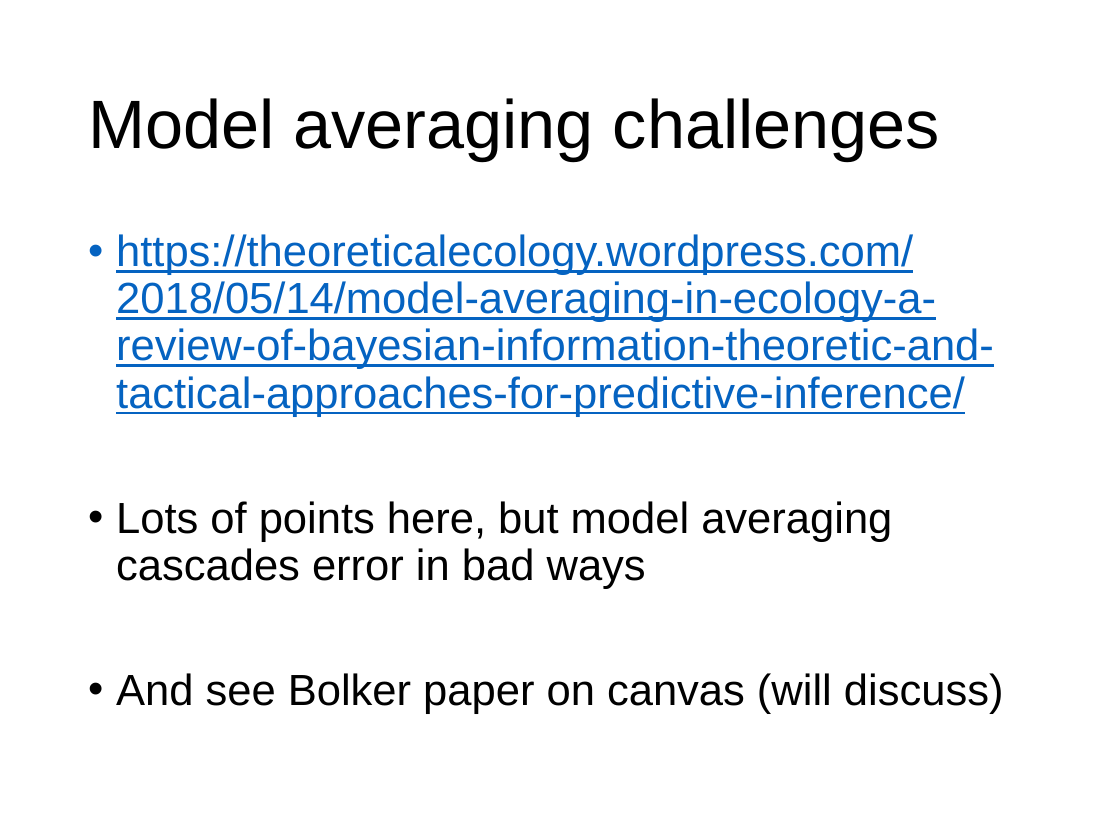
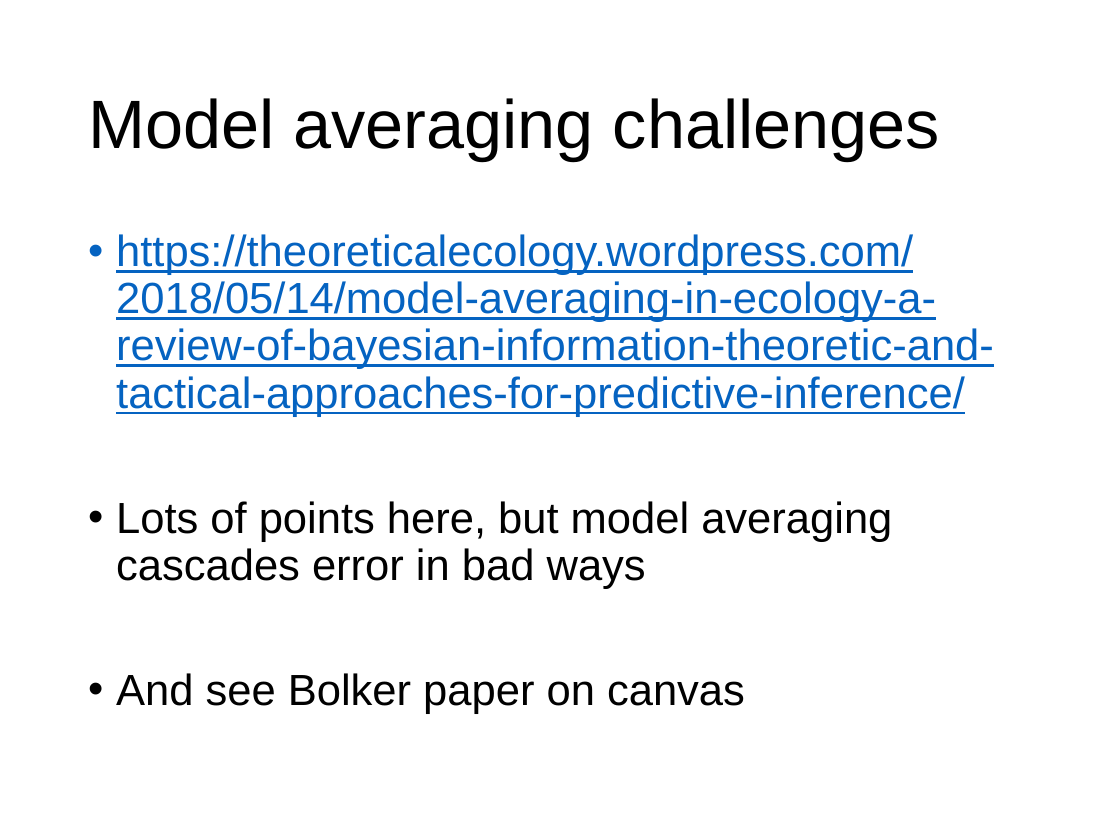
Before and after one commit to VTQuantMethodsEEB/klangwig, a slide deck: slide 33 of lectures/week_11_model_selection/le111_model_selection.pptx (slide 38 before the commit). Drawn at 1120x840 pixels with LibreOffice and Linux fonts; fonts in the diff are those of the drawing. Boxes give left, top, right and bottom in pixels: in the first picture for what was removed or moved away, otherwise in the second. Text is boxed around its words. In the diff, an @@ line names an element or a change of style, - is before the commit and + after.

```diff
--- a/lectures/week_11_model_selection/le111_model_selection.pptx
+++ b/lectures/week_11_model_selection/le111_model_selection.pptx
@@ text at (116,673,745,714): text changed @@
-• And see Bolker paper on canvas (will discuss)
+• And see Bolker paper on canvas
```
Also in this commit, not shown: 5 slides removed, 3 other files.
